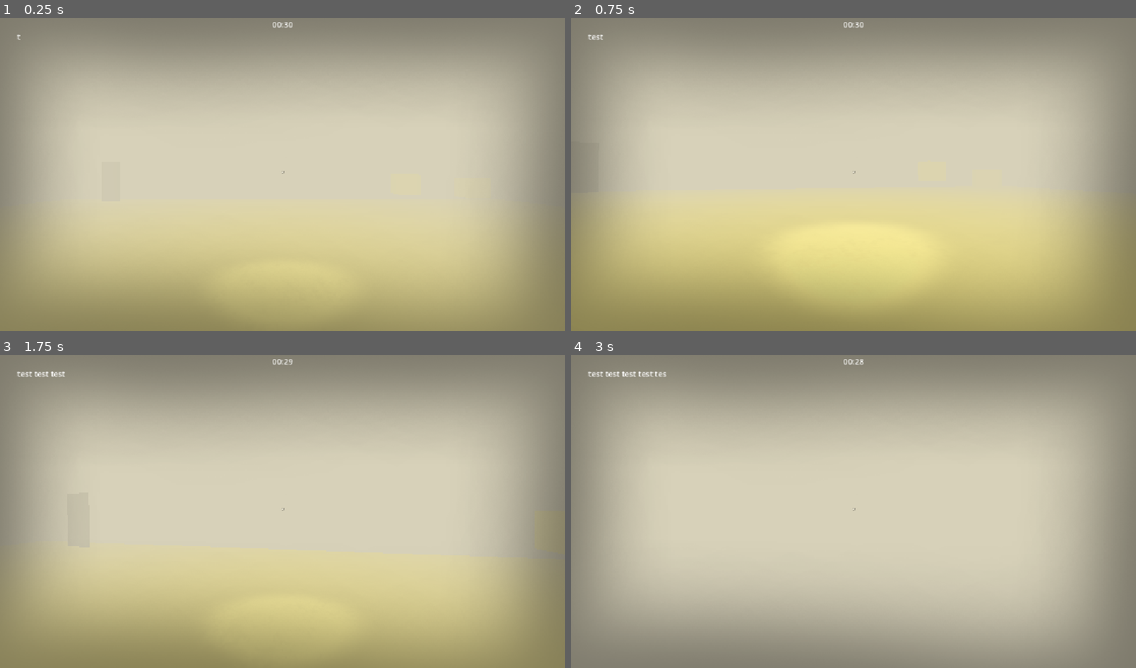
Above: before the commit, frames 1-4 (two rows, left to right).
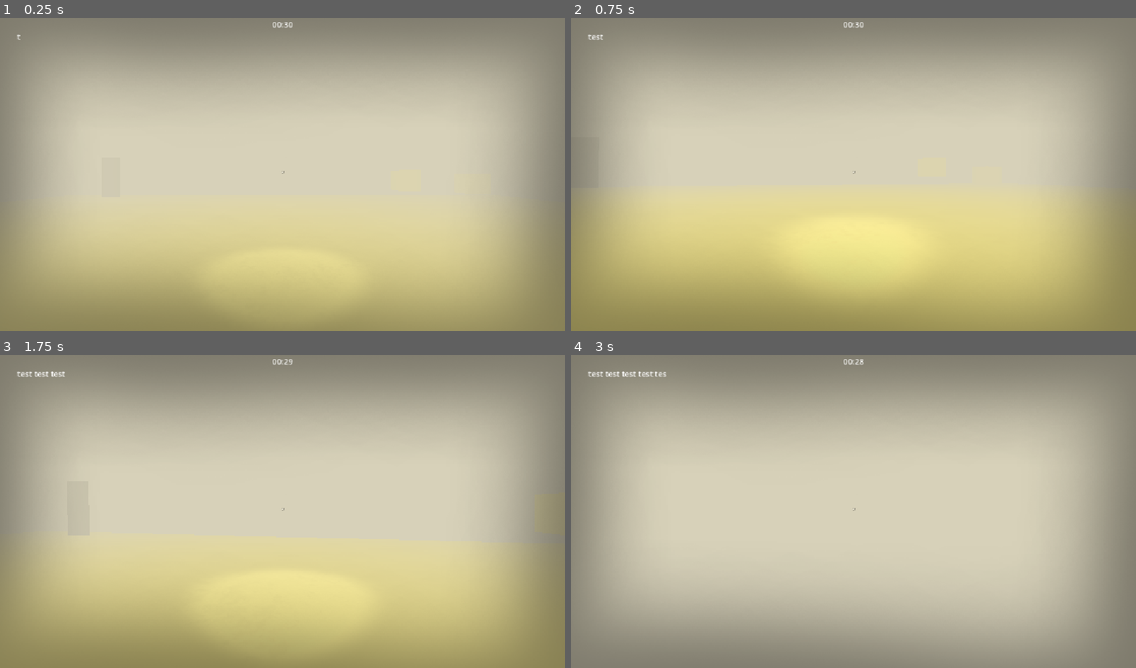
Above: after the commit, the same moments.

Repository: he21123/gj-esa
Game: Godot game, scene res://Szenen/node_3d.tscn
Two runs of this game, one before a commit and one after it. Both use one fixed random seed, a clock stepped at 60 frames per second and the inputs below.
Inputs (mouse positions are in pixels of both pictures, inside the frame that each line leads up to):
- Up to frame 1 (0.25 s): no input
- Up to frame 2 (0.75 s): tap Enter at 0.5 s; move the mouse to (881, 171) at 0.52 s; hold W (move_forward) from 0.53 s (still down); hold C (crouching) from 0.53 s (still down)
- Up to frame 3 (1.75 s): keep holding W (move_forward); tap Space at 1.25 s; move the mouse to (254, 511) at 1.27 s; release C (crouching) at 1.28 s; tap E (pickup) at 1.35 s
- Up to frame 4 (3 s): keep holding W (move_forward); move the mouse to (864, 505) at 2.02 s; hold Shift (running) 2.03-2.78 s; move the mouse to (847, 514) at 2.77 s; right-click (847, 514) at 2.85 s

The runs differ from the first frame. In frame 3, 0.2% of the frame differs, in the area x 42-74%, y 61-64%; in frame 4, nothing differs.

Commit message:
enemy behaviour, prototyp whitch haus layout
ich hab auch noch den spieler kleiner gemacht weil er ja ein kind ist

Diff:
--- a/Scripts/ChaseTimer.gd
+++ b/Scripts/ChaseTimer.gd
@@ -6,6 +6,11 @@
 	set_text("")
 
 func _process(_delta: float) -> void:
+	if enemy == null or not enemy.chase_enabled:
+		visible = false
+		set_text("")
+		return
+	visible = true
 	if enemy.State == enemy.state.WAITING:
 		var seconds: int = ceili(enemy.Wait_time.time_left)
 		set_text("%02d:%02d" % [int(seconds / 60.0), seconds % 60])
--- a/Szenen/Player.tscn
+++ b/Szenen/Player.tscn
@@ -17,6 +17,7 @@
 [sub_resource type="SphereShape3D" id="SphereShape3D_pekrf"]
 
 [node name="Player" type="CharacterBody3D" unique_id=1649294839 node_paths=PackedStringArray("camera") groups=["Player"]]
+transform = Transform3D(0.7, 0, 0, 0, 0.7, 0, 0, 0, 0.7, 0, 0, 0)
 collision_layer = 0
 collision_mask = 0
 script = ExtResource("1_kpjcp")
--- a/Szenen/enemie.gd
+++ b/Szenen/enemie.gd
@@ -6,7 +6,7 @@
 var speed= 7.0
 
 
-enum state { WAITING, ENTERING, IN, LEAVING, LOST}
+enum state { WAITING, ENTERING, IN, LEAVING}
 
 @export var Speed: float = 4.0
 @export var TimeOut: float = 30.0
@@ -16,11 +16,36 @@
 @export var Position_In: Vector3 = Vector3(0, 0, 0)
 @export var Position_Lost: Vector3 = Vector3(0, 0, 0)
 
+@export var arrive_distance: float = 1.5
+
+@export_group("Periodic Chase")
+@export var chase_enabled: bool = true
+
+@export_group("Sight")
+@export var view_range: float = 12.0
+@export var view_angle: float = 80.0
+@export var eye_height: float = 0.5
+@export var player_target_height: float = 0.5
+
+@export_group("Viewcone Visual")
+@export var show_viewcone: bool = true
+@export var cone_color: Color = Color(0.9, 0.05, 0.05, 0.35)
+@export var cone_tex_size: int = 128
+@export var cone_soft: float = 0.1
+@export var cone_decal_y: float = -1.0
+@export var cone_height: float = 6.0
+@export var cone_forward_offset: float = 0.35
+@export var cone_fade: float = 0.6
+
 @onready var Wait_time: Timer = $Timer
 
 var State: state= state.WAITING
 var hide_point: Marker3D
 var startle_turn: bool = false
+var alerted: bool = false
+var heading_to_lost: bool = false
+
+var _cone: Decal
 
 
 # Called every frame. 'delta' is the elapsed time since the previous frame.
@@ -32,38 +57,55 @@
 	Wait_time.wait_time = TimeOut
 	Wait_time.one_shot = true
 	Wait_time.timeout.connect(_on_timer_espera_timeout)
-	Wait_time.start()
+	if chase_enabled:
+		Wait_time.start()
 	State= state.WAITING
+	_setup_viewcone()
 
 func _physics_process(_delta: float) -> void:
 
 	#-----STATE_MACHINE
 	match State:
 		state.WAITING:
+			_show_viewcone(false)
 			velocity=Vector3.ZERO
 			move_and_slide()
 		state.ENTERING:
+			_check_player_sight()
+			_show_viewcone(true)
 			if startle_turn:
 				velocity=Vector3.ZERO
 				move_and_slide()
 			else:
 				_go_to(Position_In)
-				if global_position.distance_to(Position_In) <  0.5:
+				if _arrived_at(Position_In):
 					State= state.IN
+					heading_to_lost= false
 					Wait_time.wait_time=TimeIn
 					Wait_time.start()
 		state.IN:
-			_follow()
-		state.LOST:
+			_check_player_sight()
+			_show_viewcone(true)
 			if startle_turn:
 				velocity=Vector3.ZERO
 				move_and_slide()
+			elif alerted:
+				_follow()
+			elif heading_to_lost:
+				_go_to(Position_Lost)
+				if _arrived_at(Position_Lost):
+					State= state.LEAVING
 			else:
-				_go_to(Position_Lost)
+				velocity=Vector3.ZERO
+				move_and_slide()
+				_face_player()
 		state.LEAVING:
+			_show_viewcone(false)
 			_go_to(Position_Out)
-			if global_position.distance_to(Position_Out) < 0.5:
+			if _arrived_at(Position_Out):
 				State=state.WAITING
+				alerted= false
+				heading_to_lost= false
 				Wait_time.wait_time=TimeOut
 				Wait_time.start()
 				get_tree().call_group("Player", "_enemy_chase_over")
@@ -80,8 +122,7 @@
 	velocity= global_position.direction_to(next_location)*speed
 	move_and_slide()
 
-	look_at(player.global_position, Vector3.UP, true)
-	rotation.x = 0
+	_face_player()
 
 func _follow():
 	Nav_agent.set_target_position(player.global_position)
@@ -92,21 +133,25 @@
 	velocity= global_position.direction_to(next_location)* speed
 	move_and_slide()
 
+	_face_player()
+
+
+func _face_player() -> void:
 	look_at(player.global_position, Vector3.UP, true)
 	rotation.x = 0
 
 
 func _on_timer_espera_timeout():
+	if not chase_enabled:
+		return
 	if State == state.WAITING:
 		State = state.ENTERING
-		startle_turn = true
-		get_tree().call_group("Player", "_enemy_start_chase", self)
-		if _is_player_hidden():
-			State = state.LOST
-			Wait_time.wait_time = TimeIn
-			Wait_time.start()
+		alerted = false
 	elif State == state.IN:
-		State = state.LEAVING
+		if alerted:
+			State = state.LEAVING
+		else:
+			heading_to_lost = true
 
 func _startle_done() -> void:
 	startle_turn = false
@@ -115,3 +160,83 @@
 	if hide_point == null:
 		return false
 	return hide_point.inside
+
+func _flat_distance_to(objective: Vector3) -> float:
+	return Vector2(global_position.x, global_position.z).distance_to(
+			Vector2(objective.x, objective.z))
+
+func _arrived_at(objective: Vector3) -> bool:
+	return Nav_agent.is_navigation_finished() \
+			and _flat_distance_to(objective) < arrive_distance
+
+func _check_player_sight() -> void:
+	if alerted or startle_turn or not chase_enabled:
+		return
+	if not _can_see_player():
+		return
+	alerted = true
+	State = state.IN
+	Wait_time.stop()
+	Wait_time.wait_time = TimeIn
+	Wait_time.start()
+	startle_turn = true
+	get_tree().call_group("Player", "_enemy_start_chase", self)
+
+func _can_see_player() -> bool:
+	if player == null:
+		return false
+	if _is_player_hidden():
+		return false
+	var flat_dir := Vector2(player.global_position.x - global_position.x,
+			player.global_position.z - global_position.z)
+	if flat_dir.length() > view_range:
+		return false
+	if flat_dir == Vector2.ZERO:
+		return true
+	var forward := global_transform.basis.z
+	var flat_forward := Vector2(forward.x, forward.z)
+	if flat_forward == Vector2.ZERO:
+		return true
+	if abs(rad_to_deg(flat_forward.angle_to(flat_dir))) > view_angle * 0.5:
+		return false
+	var from: Vector3 = global_position + Vector3.UP * eye_height
+	var to: Vector3 = player.global_position + Vector3.UP * player_target_height
+	var query := PhysicsRayQueryParameters3D.create(from, to)
+	query.exclude = [get_rid()]
+	var hit := get_world_3d().direct_space_state.intersect_ray(query)
+	return not hit.is_empty() and hit.get("collider") == player
+
+func _setup_viewcone() -> void:
+	_cone = Decal.new()
+	_cone.name = "ViewCone"
+	_cone.size = Vector3(_cone_width(), cone_height, view_range)
+	_cone.position = Vector3(0.0, cone_decal_y, view_range * 0.5 + cone_forward_offset)
+	_cone.upper_fade = cone_fade
+	_cone.lower_fade = cone_fade
+	_cone.texture_albedo = _make_cone_texture()
+	add_child(_cone)
+	_cone.visible = false
+
+func _cone_width() -> float:
+	return 2.0 * view_range * tan(deg_to_rad(view_angle) * 0.5)
+
+func _make_cone_texture() -> ImageTexture:
+	var n := maxi(cone_tex_size, 8)
+	var img := Image.create(n, n, false, Image.FORMAT_RGBA8)
+	for y in n:
+		var v := float(y) / float(n - 1)
+		var half_w := maxf(v * 0.5, 0.0001)
+		for x in n:
+			var u := float(x) / float(n - 1)
+			var ang := absf(u - 0.5) / half_w
+			var a := 1.0 - smoothstep(1.0 - cone_soft, 1.0, ang)
+			a *= smoothstep(0.0, 0.04, v)
+			a *= 1.0 - smoothstep(0.7, 1.0, v)
+			img.set_pixel(x, y, Color(cone_color.r, cone_color.g, cone_color.b,
+					cone_color.a * clampf(a, 0.0, 1.0)))
+	return ImageTexture.create_from_image(img)
+
+func _show_viewcone(hunting: bool) -> void:
+	if _cone == null:
+		return
+	_cone.visible = hunting and show_viewcone and chase_enabled and not alerted
--- a/Szenen/node_3d.tscn
+++ b/Szenen/node_3d.tscn
@@ -47,7 +47,7 @@
 mesh = SubResource("BoxMesh_u35ib")
 
 [node name="Player" parent="." unique_id=1649294839 instance=ExtResource("3_ytq6r")]
-transform = Transform3D(1, 0, 0, 0, 1, 0, 0, 0, 1, 0, 0.45019197, 0)
+transform = Transform3D(0.7, 0, 0, 0, 0.7, 0, 0, 0, 0.7, 0, 0.45019197, 0)
 collision_layer = 1
 collision_mask = 6
 
@@ -65,7 +65,7 @@
 physics_material_override = SubResource("PhysicsMaterial_133d3")
 
 [node name="CharacterPreset" parent="." unique_id=454946596 node_paths=PackedStringArray("player") instance=ExtResource("5_jbnew")]
-transform = Transform3D(1, 0, 0, 0, 1, 0, 0, 0, 1, 2.157812, 1.1367846, 0)
+transform = Transform3D(1, 0, 0, 0, 1, 0, 0, 0, 1, 2.157812, 0.7367846, 0)
 player = NodePath("../Player")
 
 [node name="CanvasLayer" parent="." unique_id=806493726 instance=ExtResource("6_7sr5w")]
@@ -90,7 +90,7 @@
 script = ExtResource("8_dpex8")
 steps = 50.0
 
-[node name="ChaseTimer" type="Label" parent="Objective" node_paths=PackedStringArray("enemy")]
+[node name="ChaseTimer" type="Label" parent="Objective" unique_id=289015742 node_paths=PackedStringArray("enemy")]
 anchors_preset = 10
 anchor_right = 1.0
 offset_top = 10.0
--- /dev/null
+++ b/witch_house.tscn
@@ -0,0 +1,71 @@
+[gd_scene format=3 uid="uid://cluwj3i1mx6sf"]
+
+[node name="Node3D" type="Node3D" unique_id=418757688]
+
+[node name="house" type="CSGBox3D" parent="." unique_id=1219126503]
+transform = Transform3D(1, 0, 0, 0, 1, 0, 0, 0, 1, 0, -0.25, -0.6000004)
+use_collision = true
+collision_layer = 2
+collision_mask = 3
+size = Vector3(15, 0.5, 15)
+
+[node name="wall" type="CSGBox3D" parent="house" unique_id=574510124]
+transform = Transform3D(1, 0, 0, 0, 1, 0, 0, 0, 1, 0, 2.75, -7.25)
+size = Vector3(15, 5, 0.5)
+
+[node name="wall" type="CSGBox3D" parent="house/wall" unique_id=1904828202]
+transform = Transform3D(1, 0, 0, 0, 1, 0, 0, 0, 1, 5, -1.55, 0)
+operation = 2
+size = Vector3(1.2, 1.9, 0.5)
+
+[node name="wall2" type="CSGBox3D" parent="house" unique_id=1387945793]
+transform = Transform3D(1, 0, 0, 0, 1, 0, 0, 0, 1, 0, 2.75, 7.25)
+size = Vector3(15, 5, 0.5)
+
+[node name="wall3" type="CSGBox3D" parent="house" unique_id=2065911201]
+transform = Transform3D(-4.371139e-08, 0, 1, 0, 1, 0, -1, 0, -4.371139e-08, 7.25, 2.75, 0)
+size = Vector3(15, 5, 0.5)
+
+[node name="wall4" type="CSGBox3D" parent="house" unique_id=906831422]
+transform = Transform3D(-4.371139e-08, 0, 1, 0, 1, 0, -1, 0, -4.371139e-08, -7.25, 2.75, 0)
+size = Vector3(15, 5, 0.5)
+
+[node name="door_cutout" type="CSGBox3D" parent="house" unique_id=304341463]
+transform = Transform3D(1, 0, 0, 0, 1, 0, 0, 0, 1, -5.3, 1.2, 7.25)
+operation = 2
+size = Vector3(1.2, 1.9, 0.5)
+
+[node name="cellar" type="CSGBox3D" parent="." unique_id=1372497636]
+transform = Transform3D(1, 0, 0, 0, 1, 0, 0, 0, 1, -10.3, -6.15, 20.87)
+use_collision = true
+collision_layer = 2
+collision_mask = 3
+size = Vector3(15, 0.5, 7.5)
+
+[node name="wall" type="CSGBox3D" parent="cellar" unique_id=2130541808]
+transform = Transform3D(1, 0, 0, 0, 1, 0, 0, 0, 1, 0, 2.75, -3.5500002)
+size = Vector3(15, 5, 0.5)
+
+[node name="door_cutout" type="CSGBox3D" parent="cellar/wall" unique_id=838969523]
+transform = Transform3D(1, 0, 0, 0, 1, 0, 0, 0, 1, 5, -1.55, 0)
+operation = 2
+size = Vector3(1.2, 1.9, 0.5)
+
+[node name="wall2" type="CSGBox3D" parent="cellar" unique_id=2051801638]
+transform = Transform3D(1, 0, 0, 0, 1, 0, 0, 0, 1, 0, 2.75, 3.75)
+size = Vector3(15, 5, 0.5)
+
+[node name="wall3" type="CSGBox3D" parent="cellar" unique_id=435876077]
+transform = Transform3D(-4.371139e-08, 0, 1, 0, 1, 0, -1, 0, -4.371139e-08, 7.25, 2.75, 0.049999237)
+size = Vector3(7.5, 5, 0.5)
+
+[node name="wall4" type="CSGBox3D" parent="cellar" unique_id=1276375632]
+transform = Transform3D(-4.371139e-08, 0, 1, 0, 1, 0, -1, 0, -4.371139e-08, -7.249999, 2.75, 0.049999237)
+size = Vector3(7.5, 5, 0.5)
+
+[node name="stairs" type="CSGBox3D" parent="." unique_id=1528614515]
+transform = Transform3D(1, 0, 0, 0, 0.8660253, -0.5, 0, 0.5, 0.8660253, -5.3, -3.506, 11.974904)
+use_collision = true
+collision_layer = 2
+collision_mask = 3
+size = Vector3(1.4, 1, 12.3)
Not shown: 1 places in Szenen/node_3d.tscn that only renumber resources
